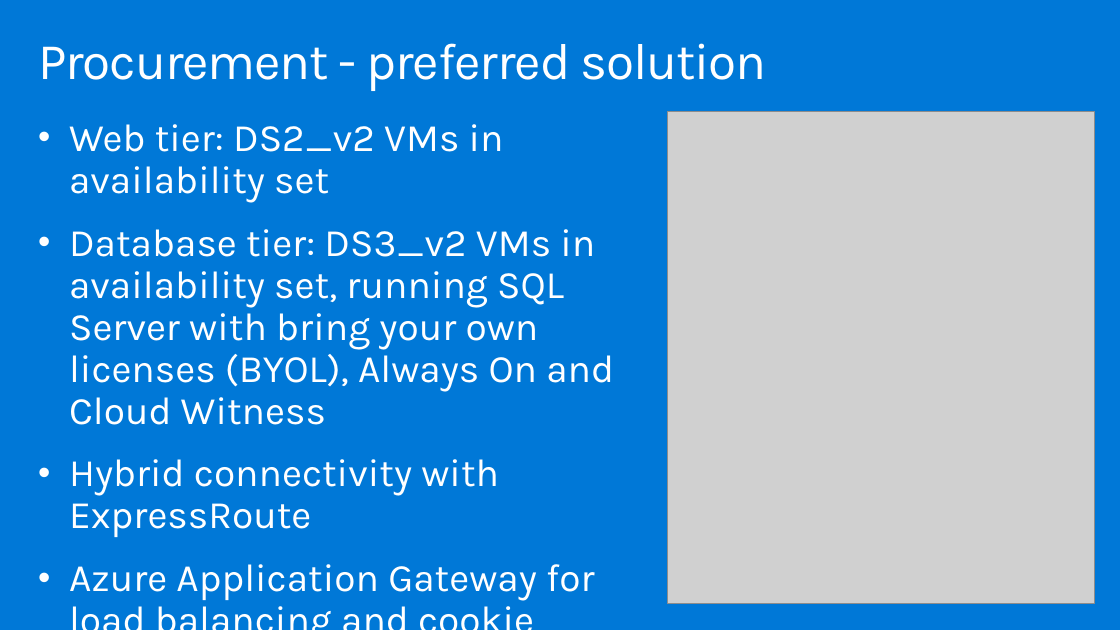
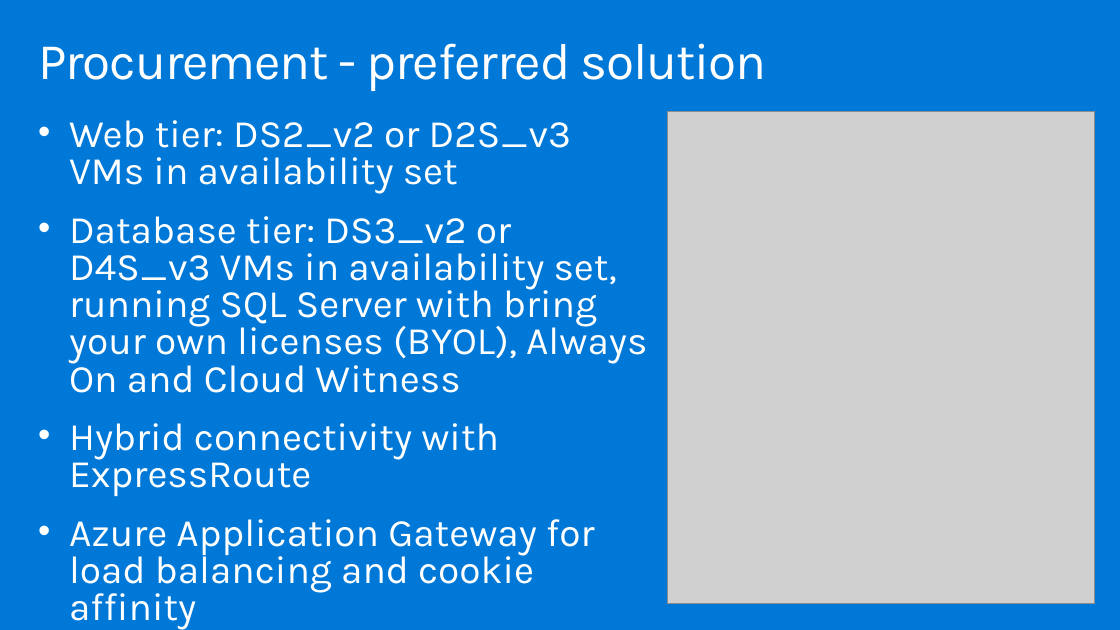
Before and after one commit to GretaLakra/Azure, a slide deck: slide 24 of Whiteboard design session/Whiteboard design session trainer presentation - Lift and shift.pptx. Drawn at 1120x630 pixels with LibreOffice and Linux fonts; fonts in the diff are those of the drawing; grey boxes stand for pictures. Boxes give left, top, right and bottom in pixels: in the first picture for what was removed or moved away, otherwise in the second. Text is boxed around its words. In the diff, an @@ line names an element or a change of style, - is before the commit and + after.

```diff
--- a/Whiteboard design session/Whiteboard design session trainer presentation - Lift and shift.pptx
+++ b/Whiteboard design session/Whiteboard design session trainer presentation - Lift and shift.pptx
@@ text at <box>69,120,647,393</box>: text changed @@
-• Web tier: DS2_v2 VMs in availability set
-• Database tier: DS3_v2 VMs in availability set, running SQL Server with bring your own licenses (BYOL), Always On and Cloud Witness
+• Web tier: DS2_v2 or D2S_v3 VMs in availability set
+• Database tier: DS3_v2 or D4S_v3 VMs in availability set, running SQL Server with bring your own licenses (BYOL), Always On and Cloud Witness
@@ text at <box>69,423,595,630</box>: line spacing 0.9 to 0.8 @@
```
Also in this commit, not shown: 1 other file.
